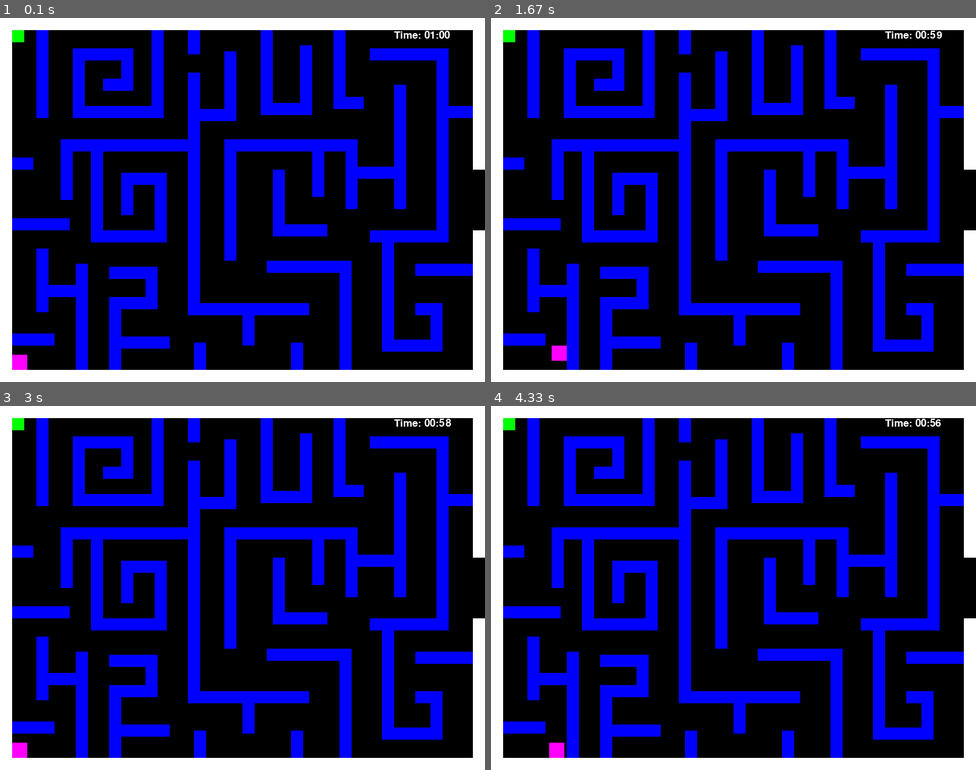
Above: before the commit, frames 1-4 (two rows, left to right).
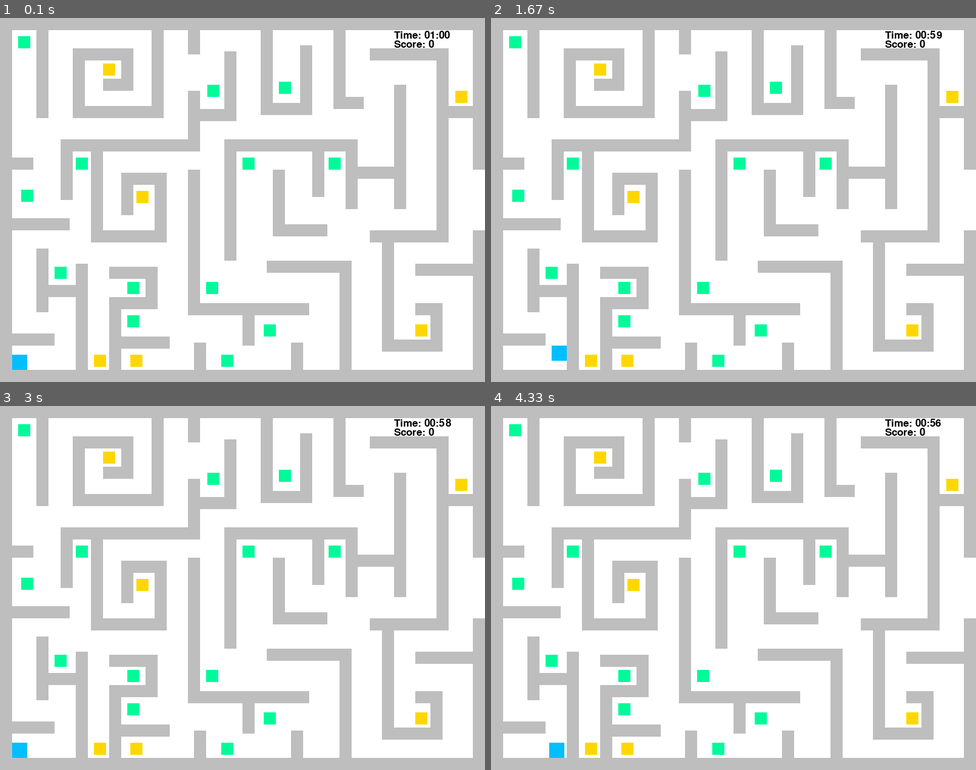
Above: after the commit, the same moments.

Repository: abbeymw/Pygame_Project4
Game: pygame game, started from pygame_maze.py
Same seed, same stepped clock (60 frames per second), same inputs: the game is played once before the commit and once after it.
Inputs:
- Up to frame 1 (0.1 s): no input
- Up to frame 2 (1.67 s): hold Right 0.33-0.8 s; hold Up 0.83-1.13 s; hold Right 1.17-1.63 s
- Up to frame 3 (3 s): hold Left 1.67-2.2 s; hold Down 2.23-2.53 s; hold Left 2.57-2.97 s
- Up to frame 4 (4.33 s): hold Up 3-3.37 s; hold Right 3.4-4.03 s; hold Down from 4.07 s (still down)

The runs differ from the first frame. In frame 1, 100% of the frame differs, in the area x 0-100%, y 0-100%; in frame 2, 100%; in frame 3, 100%; in frame 4, 100%.

Commit message:
added coins to collect for scoring

Diff:
--- a/pygame_maze.py
+++ b/pygame_maze.py
@@ -1,8 +1,12 @@
 import pygame
 
-WHITE = (255, 255, 255)
-BLUE = (0, 0, 255)
-GREEN = (0, 255, 0)
+white = (255, 255, 255)
+blue = (190,190,190)
+green = (0,250,154)
+red = (255, 0, 0)
+black = (0,0,0)
+blue2 = (0,191,255)
+gold = (255, 215, 0)
 
 class player_(pygame.sprite.Sprite):
     x_pos = 0
@@ -11,8 +15,9 @@
     def __init__(self, x, y):
         super().__init__()
         self.image = pygame.Surface([25, 25])
-        self.image.fill((255, 0, 255))
+        self.image.fill(blue2)
         self.rect = self.image.get_rect()
+        self.score = 0
         self.rect.x = x
         self.rect.y = y
 
@@ -35,18 +40,31 @@
                 self.rect.bottom = b.rect.top
             else:
                 self.rect.top = b.rect.bottom
-    # def handle_keys(self, walls):
-    #     """ Handles Keys """
-    #     key = pygame.key.get_pressed()
-    #     dist = 2 # distance moved in 1 frame, try changing it to 5
-    #     if key[pygame.K_DOWN]: # down key
-    #         self.y_pos += dist # move down
-    #     elif key[pygame.K_UP]: # up key
-    #         self.y_pos -= dist # move up
-    #     if key[pygame.K_RIGHT]: # right key
-    #         self.x_pos += dist # move right
-    #     elif key[pygame.K_LEFT]: # left key
-    #         self.x_pos -= dist
+    # def collide(self,enemy,enemy_list,health):
+    #     if self.rect.colliderect(enemy.rect):  # Tests if the player is touching an enemy
+    #         self.health -= 1
+
+    # def move(self, dx, dy):
+    #     # Move each axis separately. Note that this checks for collisions both times.
+    #     if dx != 0:
+    #         self.move_single_axis(dx, 0)
+    #     if dy != 0:
+    #         self.move_single_axis(0, dy)
+    # def move_single_axis(self, dx, dy):
+    #     # Move the rect
+    #     self.rect.x += dx
+    #     self.rect.y += dy
+    #     # If you collide with a wall, move out based on velocity
+    #     for wall in Maze.wall_list:
+    #         if self.rect.colliderect(wall.rect):
+    #             if dx > 0: # Moving right; Hit the left side of the wall
+    #                 self.rect.right = wall.rect.left
+    #             if dx < 0: # Moving left; Hit the right side of the wall
+    #                 self.rect.left = wall.rect.right
+    #             if dy > 0: # Moving down; Hit the top side of the wall
+    #                 self.rect.bottom = wall.rect.top
+    #             if dy < 0: # Moving up; Hit the bottom side of the wall
+    #                 self.rect.top = wall.rect.bottom
 
 class Wall(pygame.sprite.Sprite):
     def __init__(self, x, y, w, h, color):
@@ -59,97 +77,117 @@
 
 class Setting(object):
     wall_list = None
-    enemy_sprites = None
+    bonus_sprites = None
 
     def __init__(self):
         self.wall_list = pygame.sprite.Group()
-        self.enemy_sprites = pygame.sprite.Group()
-
-class Enemies(pygame.sprite.Sprite):
+        self.bonus_sprites = pygame.sprite.Group()
+
+class Bonus(pygame.sprite.Sprite):
     def __init__(self, x, y, w, h, color):
         super().__init__()
         self.image = pygame.Surface([w, h])
+        self.color = color
         self.image.fill(color)
         self.rect = self.image.get_rect()
         self.rect.x = x
         self.rect.y = y
-        # self.draw()
-
-class Enemy_placement(Setting):
+
+class bonus_placement(Setting):
     def __init__(self):
         super().__init__()
-        enemies_creation = [[20, 20, 20, 20, GREEN]]
-        for e in enemies_creation:
-            enemy = Enemies(e[0], e[1], e[2], e[3], e[4])
-            self.enemy_sprites.add(enemy)
+        self.bonus_sprites = pygame.sprite.Group()
+        bonus_creation = [[35, 283, 20, 20, green],
+                            [342, 110, 20, 20, green],
+                            [170, 75, 20, 20, gold],
+                          [460, 105, 20, 20, green],
+                          [685, 505, 20, 20, gold],
+                          [400, 230, 20, 20, green],
+                          [225, 285, 20, 20, gold],
+                          [215, 555, 20, 20, gold],
+                          [365, 555, 20, 20, green],
+                          [435, 505, 20, 20, green],
+                          [155, 555, 20, 20, gold],
+                          [90, 410, 20, 20, green],
+                          [751, 120, 20, 20, gold],
+                          [30, 30, 20, 20, green],
+                          [125, 230, 20, 20, green],
+                          [210, 490, 20, 20, green],
+                          [210, 435, 20, 20, green],
+                          [340, 435, 20, 20, green],
+                          [542, 230, 20, 20, green]]
+        for b in bonus_creation:
+            bonus = Bonus(b[0], b[1], b[2], b[3], b[4])
+            self.bonus_sprites.add(bonus)
 
 class Maze(Setting):
     def __init__(self):
         super().__init__()
         self.wall_list = pygame.sprite.Group()
         #[x, y, width, height]
-        walls_creation = [[0, 0, 20, 600, WHITE],
-                 [780, 0, 20, 250, WHITE],
-                 [780, 350, 20, 350, WHITE],
-                 [20, 0, 760, 20, WHITE],
-                 [20, 580, 760, 20, WHITE],
-                 [310, 20, 20, 40, BLUE],
-                 [310, 90, 20, 380,BLUE],
-                 [310, 150, 80, 20, BLUE],
-                 [310, 470, 200, 20, BLUE],
-                 [320, 535, 20, 45, BLUE],
-                 [480, 535, 20, 45, BLUE],
-                 [400, 480, 20, 60, BLUE],
-                 [100, 200, 20, 100, BLUE],
-                 [100, 200, 220, 20, BLUE],
-                 [370, 200, 20, 200, BLUE],
-                 [370, 55, 20, 100, BLUE],
-                 [430, 20, 20, 140, BLUE],
-                 [430, 140, 85, 20, BLUE],
-                 [495, 45, 20, 105, BLUE],
-                 [370, 200, 200, 20, BLUE],
-                 [60, 20, 20, 145, BLUE],
-                 [250, 20, 20, 145, BLUE],
-                 [120, 145, 130, 20, BLUE],
-                 [120, 60, 20, 90, BLUE],
-                 [120, 50, 80, 20, BLUE],
-                 [200, 50, 20, 50, BLUE],
-                 [170, 100, 50, 20, BLUE],
-                 [550, 20, 20, 130, BLUE],
-                 [550, 130, 50, 20, BLUE],
-                 [560, 400, 20, 180, BLUE],
-                 [440, 400, 120, 20, BLUE],
-                 [450, 250, 20, 110, BLUE],
-                 [450, 340, 90, 20, BLUE],
-                 [515, 200, 20, 95, BLUE],
-                 [570, 200, 20, 115, BLUE],
-                 [610, 50, 110, 20, BLUE],
-                 [720, 50, 20, 300, BLUE],
-                 [740, 145, 40, 20, BLUE],
-                 [650, 110, 20, 205, BLUE],
-                 [590, 245, 60, 20, BLUE],
-                 [20, 230, 35, 20, BLUE],
-                 [610, 350, 130, 20, BLUE],
-                 [630, 370, 20, 180, BLUE],
-                 [650, 530, 60, 20, BLUE],
-                 [710, 490, 20, 60, BLUE],
-                 [685, 470, 45, 20, BLUE],
-                 [685, 405, 95, 20, BLUE],
-                 [20, 520, 70, 20, BLUE],
-                 [125, 405, 20, 175, BLUE],
-                 [180, 480, 20, 100, BLUE],
-                 [180, 525, 100, 20, BLUE],
-                 [150, 220, 20, 130, BLUE],
-                 [150, 350, 110, 20, BLUE],
-                 [255, 260, 20, 110, BLUE],
-                 [200, 255, 75, 20, BLUE],
-                 [200, 255, 20, 70, BLUE],
-                 [180, 460, 60, 20, BLUE],
-                 [240, 410, 20, 70, BLUE],
-                 [180, 410, 70, 20, BLUE],
-                 [20, 330, 95, 20, BLUE],
-                 [60, 380, 20, 105, BLUE],
-                 [80, 440, 60, 20, BLUE]
+        walls_creation = [[0, 0, 20, 600, blue],
+                 [780, 0, 20, 250, blue],
+                 [780, 350, 20, 350, blue],
+                 [20, 0, 760, 20, blue],
+                 [20, 580, 760, 20, blue],
+                 [310, 20, 20, 40, blue],
+                 [310, 120, 20, 100, blue],
+                 [310, 250, 20, 220, blue],
+                 [310, 150, 80, 20, blue],
+                 [310, 470, 200, 20, blue],
+                 [320, 535, 20, 45, blue],
+                 [480, 535, 20, 45, blue],
+                 [400, 480, 20, 60, blue],
+                 [100, 200, 20, 100, blue],
+                 [100, 200, 220, 20, blue],
+                 [370, 200, 20, 200, blue],
+                 [370, 55, 20, 100, blue],
+                 [430, 20, 20, 140, blue],
+                 [430, 140, 85, 20, blue],
+                 [495, 45, 20, 105, blue],
+                 [370, 200, 200, 20, blue],
+                 [60, 20, 20, 145, blue],
+                 [250, 20, 20, 145, blue],
+                 [120, 145, 130, 20, blue],
+                 [120, 60, 20, 90, blue],
+                 [120, 50, 80, 20, blue],
+                 [200, 50, 20, 50, blue],
+                 [170, 100, 50, 20, blue],
+                 [550, 20, 20, 130, blue],
+                 [550, 130, 50, 20, blue],
+                 [560, 400, 20, 180, blue],
+                 [440, 400, 120, 20, blue],
+                 [450, 250, 20, 110, blue],
+                 [450, 340, 90, 20, blue],
+                 [515, 200, 20, 95, blue],
+                 [570, 200, 20, 115, blue],
+                 [610, 50, 110, 20, blue],
+                 [720, 50, 20, 300, blue],
+                 [740, 145, 40, 20, blue],
+                 [650, 110, 20, 205, blue],
+                 [590, 245, 60, 20, blue],
+                 [20, 230, 35, 20, blue],
+                 [610, 350, 130, 20, blue],
+                 [630, 370, 20, 180, blue],
+                 [650, 530, 60, 20, blue],
+                 [710, 490, 20, 60, blue],
+                 [685, 470, 45, 20, blue],
+                 [685, 405, 95, 20, blue],
+                 [20, 520, 70, 20, blue],
+                 [125, 405, 20, 175, blue],
+                 [180, 480, 20, 100, blue],
+                 [180, 525, 100, 20, blue],
+                 [150, 220, 20, 130, blue],
+                 [150, 350, 110, 20, blue],
+                 [255, 260, 20, 110, blue],
+                 [200, 255, 75, 20, blue],
+                 [200, 255, 20, 70, blue],
+                 [180, 460, 60, 20, blue],
+                 [240, 410, 20, 70, blue],
+                 [180, 410, 70, 20, blue],
+                 [20, 330, 95, 20, blue],
+                 [60, 380, 20, 105, blue],
+                 [80, 440, 60, 20, blue]
                 ]
         for w in walls_creation:
             wall = Wall(w[0], w[1], w[2], w[3], w[4])
@@ -164,7 +202,7 @@
     movingsprites = pygame.sprite.Group()
     movingsprites.add(player)
     maze = Maze()
-    enemies = Enemy_placement()
+    bonus_pts = bonus_placement()
 
     #time clock
     clock = pygame.time.Clock()
@@ -178,34 +216,39 @@
     pygame.mixer.music.load('ElTech_-_Techno_Background_Music.wav')
     pygame.mixer.music.play()
 
-
-
     game_over = False
     while not game_over:
         player.move(maze.wall_list)
         # player.handle_keys()
-        disp.fill((0, 0, 0))
+        disp.fill(white)
 
         tot_secs = start_time - (f_count//f_rate)
-        # if tot_secs < 0:
-        #     game_over = True
-        #     print("You ran out of time!")
+        #if tot_secs < 0:
+            #game_over = True
+            #print("You ran out of time!")
         secs = tot_secs%60
         mins = (tot_secs//60)
         time_shown = "Time: {0:02}:{1:02}".format(mins, secs)
-        text = font.render(time_shown, True, WHITE)
+        text = font.render(time_shown, True, black)
         disp.blit(text, [650, 20])
         f_count += 1
         clock.tick(f_rate)
 
+        # h = player.health()
+        score = "Score: {0}".format(str(player.score))
+        text1 = font.render(score, True, black)
+        disp.blit(text1, [650, 35])
+
+
         movingsprites.draw(disp)
         maze.wall_list.draw(disp)
-        enemies.enemy_sprites.draw(disp)
-
+        bonus_pts.bonus_sprites.draw(disp)
 
         pygame.display.flip()
 
         for event in pygame.event.get():
+            if event.type == pygame.QUIT:
+                game_over = True
             if event.type == pygame.KEYDOWN:
                 if event.key == pygame.K_LEFT:
                     player.change_speed(-2, 0)
@@ -224,23 +267,37 @@
                     player.change_speed(0,2)
                 if event.key == pygame.K_DOWN:
                     player.change_speed(0, -2)
-            # if event.type == pygame.KEYDOWN:
-            #     if event.key == pygame.K_LEFT:
-            #         player.x_pos -= 1
-            #     if event.key == pygame.K_RIGHT:
-            #         player.x_pos += 1
-            #     if event.key == pygame.K_UP:
-            #         player.y_pos -= 1
-            #     if event.key == pygame.K_DOWN:
-            #         player.y_pos += 1
-
-
-            if player.rect.x > 801:
-                game_over = True
-                print("You won!")
-
-            if event.type == pygame.QUIT:
-                game_over = True
+        # key = pygame.key.get_pressed()
+        # if key[pygame.K_LEFT]:
+        #     player.move(-2, 0)
+        # if key[pygame.K_RIGHT]:
+        #     player.move(2, 0)
+        # if key[pygame.K_UP]:
+        #     player.move(0, -2)
+        # if key[pygame.K_DOWN]:
+        #     player.move(0, 2)
+        # key = pygame.key.get_pressed()
+        # if key[pygame.K_LEFT]:
+        #     player.x_pos -= 2
+        # if key[pygame.K_RIGHT]:
+        #     player.x_pos += 2
+        # if key[pygame.K_UP]:
+        #     player.y_pos -= 2
+        # if key[pygame.K_DOWN]:
+        #     player.y_pos += 2
+
+        for b in bonus_pts.bonus_sprites:
+            if player.rect.colliderect(b.rect):
+                bonus_pts.bonus_sprites.remove(b)
+                if b.color == green:
+                    player.score += 1
+                elif b.color == gold:
+                    player.score += 5
+
+        if player.rect.x > 801:
+            game_over = True
+            print("You Won!")
+            print("Your Score: " + str(player.score))
 
     pygame.quit()
 
